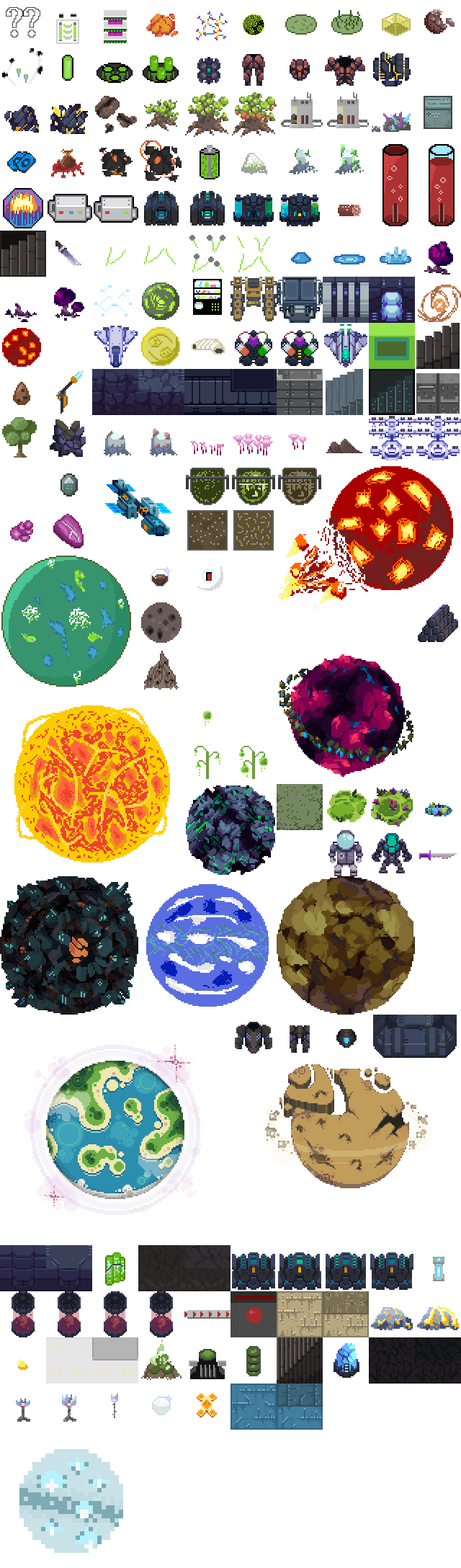
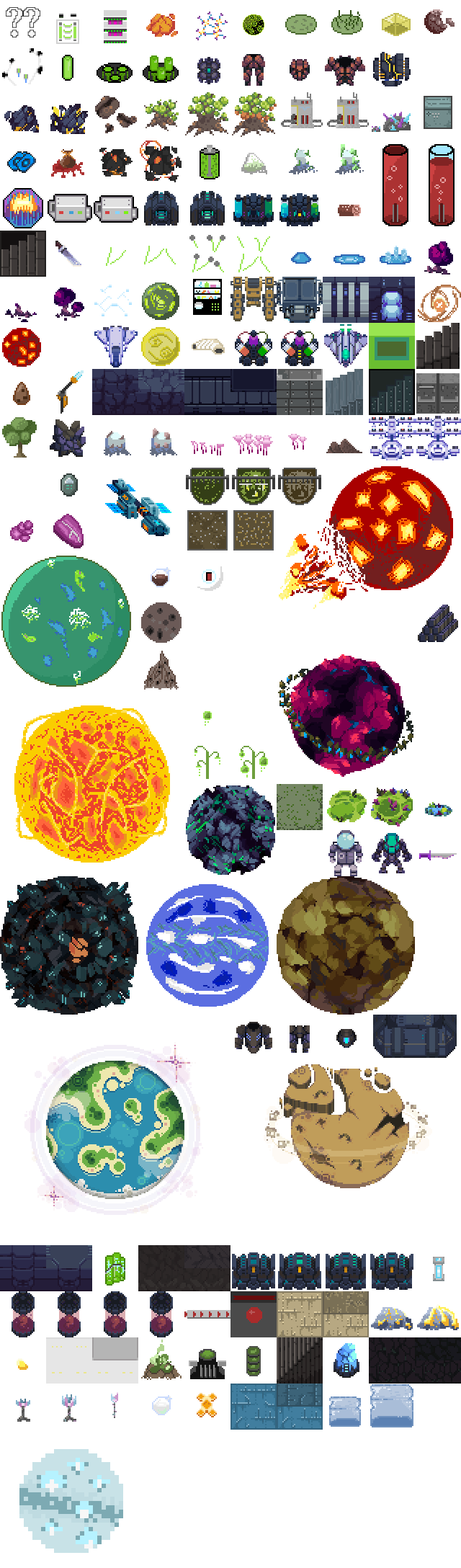
Comparing the layer stacks of the two 461 x 1568 images. Changes:
added layer "ice-block" above "ion-drive" over (x1=370, y1=1384, x2=414, y2=1428)
added layer "small-ice-block" above "slime-berry-tree" over (x1=329, y1=1396, x2=362, y2=1427)
